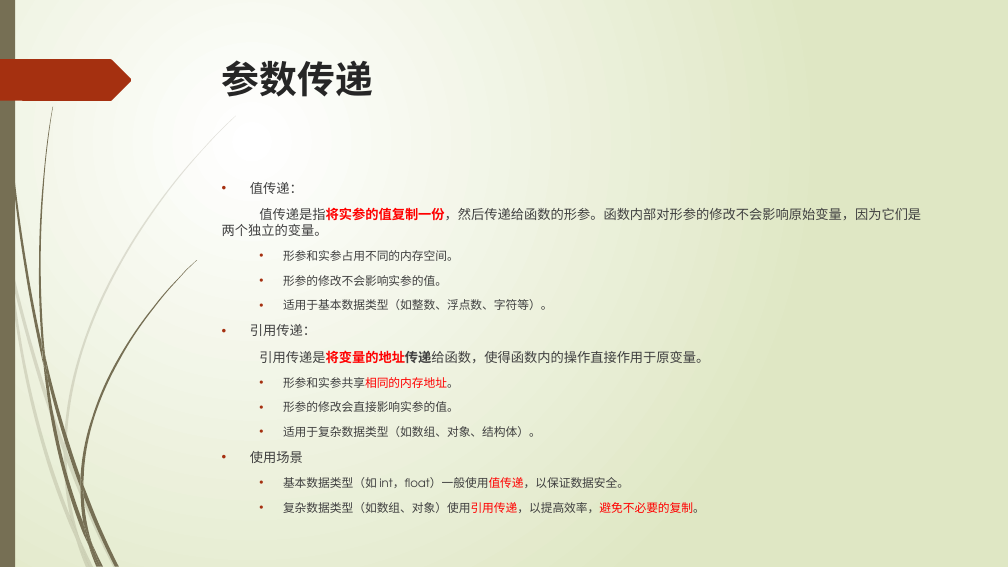
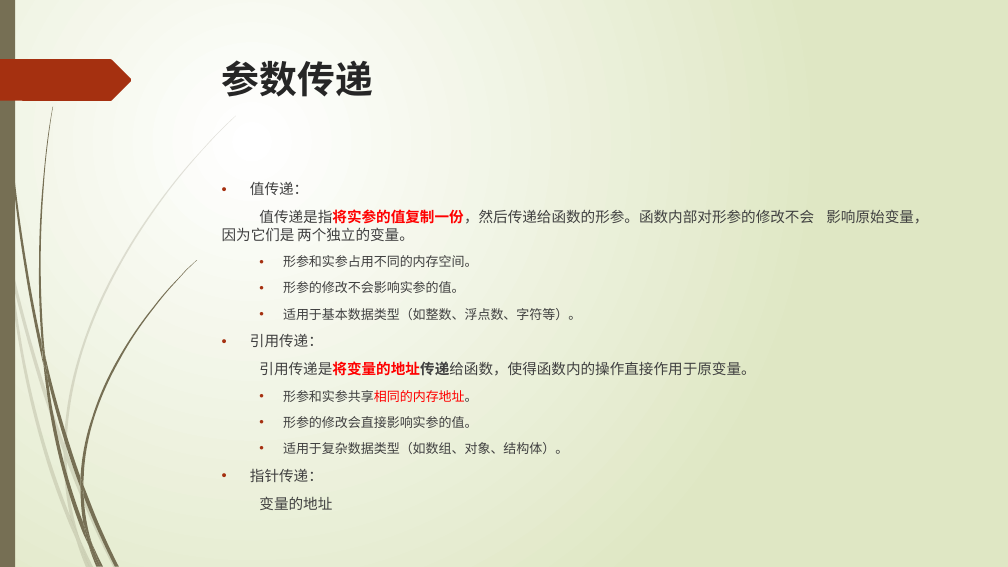
Before and after one commit to liuty2006/learn, a slide deck: slide 42 of learn_cpp/docs/C++语言培训.pptx (slide 40 before the commit). Drawn at 1008x567 pixels with LibreOffice and Linux fonts; fonts in the diff are those of the drawing. Boxes give left, top, right and bottom in pixels: in the first picture for what was removed or moved away, otherwise in the second. Text is boxed around its words. In the diff, an @@ line names an element or a change of style, - is before the commit and + after.

Commit message:
修改 - c4

```diff
--- a/learn_cpp/docs/C++语言培训.pptx
+++ b/learn_cpp/docs/C++语言培训.pptx
@@ text at (x1=222, y1=208, x2=928, y2=241): text changed; size 12.6 to 13.9 pt @@
-值传递是指将实参的值复制一份，然后传递给函数的形参。函数内部对形参的修改不会影响原始变量，因为它们是 两个独立的变量。
+值传递是指将实参的值复制一份，然后传递给函数的形参。函数内部对形参的修改不会 影响原始变量， 因为它们是 两个独立的变量。
@@ text at (x1=250, y1=182, x2=755, y2=454): size 12.6 to 13.9 pt in "值传递：", "引用传递：", "引用传递是将变量的地址传递给函数，使得函数内的操作直接作用于原变量。"; size 11.2 to 12.4 pt in "形参和实参占用不同的内存空间。", "形参的修改不会影响实参的值。", "适用于基本数据类型（如整数、浮点数、字符等）。", "形参和实参共享相同的内存地址。" and 2 more places @@
@@ text at (x1=250, y1=469, x2=323, y2=482): text changed; size 11.2 to 13.9 pt @@
-• 使用场景
-  • 基本数据类型（如 int，float）一般使用值传递，以保证数据安全。
-  • 复杂数据类型（如数组、对象）使用引用传递，以提高效率，避免不必要的复制。
+• 指针传递：
+变量的地址
```
Also in this commit, not shown: 4 other slides changed, 4 slides added, 6 other files.
